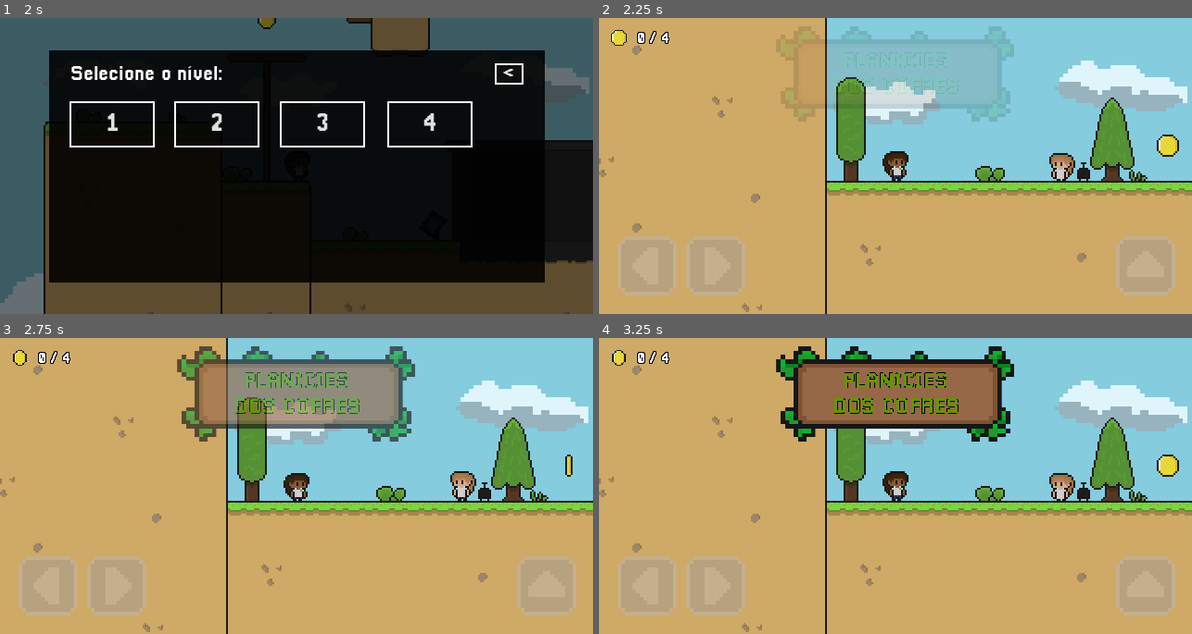
Above: before the commit, frames 1-4 (two rows, left to right).
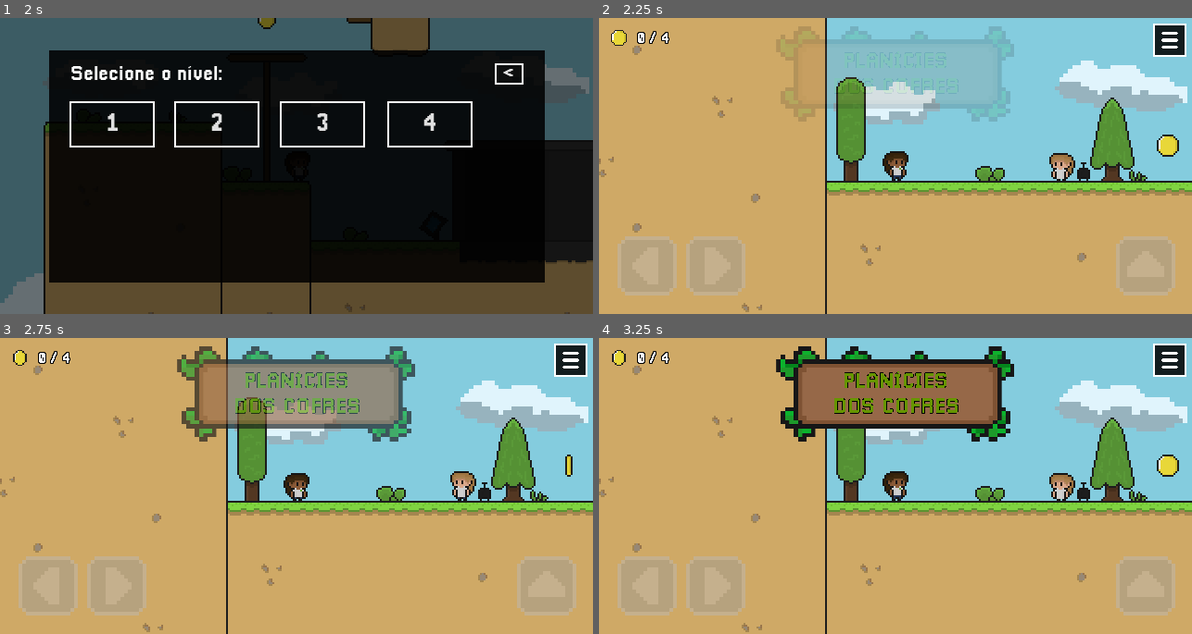
Above: after the commit, the same moments.

Repository: DanilloPitta/MathMinigames
Game: Godot game, scene res://src/Menu/menu.tscn
Two runs of this game, one before a commit and one after it. Both use one fixed random seed, a clock stepped at 60 frames per second and the inputs below.
Inputs (mouse positions are in pixels of both pictures, inside the frame that each line leads up to):
- Up to frame 1 (2 s): click "VOLTAR" at 0.5 s; click "JOGAR" at 1.25 s
- Up to frame 2 (2.25 s): click "1" at 2 s
- Up to frame 3 (2.75 s): no input
- Up to frame 4 (3.25 s): click (1168, 361) at 2.77 s

Frame 1 is identical in both runs. In frame 2, 0.6% of the frame differs, in the area x 93-100%, y 1-14%; in frame 3, 0.6%; in frame 4, 0.6%.

Commit message:
Criação InGameMenu

Diff:
--- a/src/Levels/level_1.tscn
+++ b/src/Levels/level_1.tscn
@@ -20,6 +20,7 @@
 [ext_resource type="FontFile" uid="uid://dm8dwovr228s4" path="res://src/Assets/Fonts/Pixellari.ttf" id="15_mo4sp"]
 [ext_resource type="PackedScene" uid="uid://bbsa8nctv0rmb" path="res://src/Scenes/controls.tscn" id="16_a127g"]
 [ext_resource type="Texture2D" uid="uid://glme7wnd7sj2" path="res://src/Assets/Sprites/Key/key_one_frame.png" id="17_5ahxu"]
+[ext_resource type="PackedScene" uid="uid://c5gy8rtk7kr1w" path="res://src/Scenes/UI/HUD/menu_in_game_button.tscn" id="17_ce3th"]
 [ext_resource type="PackedScene" uid="uid://q64y8u5hm47q" path="res://src/Scenes/level_door.tscn" id="18_hugs4"]
 [ext_resource type="PackedScene" uid="uid://ce7uuxjv8vny4" path="res://src/Scenes/key.tscn" id="19_fcxvb"]
 [ext_resource type="PackedScene" uid="uid://smrpvji4nxa1" path="res://src/Scenes/angela_talk.tscn" id="22_278rb"]
@@ -333,6 +334,12 @@
 [node name="Hud" type="CanvasLayer" parent="."]
 script = ExtResource("13_mtlwd")
 
+[node name="MenuInGameButton" parent="Hud" instance=ExtResource("17_ce3th")]
+offset_left = 598.0
+offset_top = 6.0
+offset_right = 598.0
+offset_bottom = 6.0
+
 [node name="Coins" type="Control" parent="Hud"]
 layout_mode = 3
 anchors_preset = 0
@@ -362,8 +369,10 @@
 visible = false
 layout_mode = 3
 anchors_preset = 0
-offset_right = 40.0
-offset_bottom = 40.0
+offset_left = -62.0
+offset_top = -4.0
+offset_right = -22.0
+offset_bottom = 36.0
 
 [node name="Key" type="Sprite2D" parent="Hud/Key"]
 position = Vector2(613, 27)
--- a/src/Levels/level_2.tscn
+++ b/src/Levels/level_2.tscn
@@ -18,6 +18,7 @@
 [ext_resource type="Script" path="res://src/Scripts/Hud.gd" id="15_nrn16"]
 [ext_resource type="Texture2D" uid="uid://b0dgoo5vov7t7" path="res://src/Assets/Sprites/Coin/coin.png" id="16_bhj61"]
 [ext_resource type="FontFile" uid="uid://dm8dwovr228s4" path="res://src/Assets/Fonts/Pixellari.ttf" id="17_aavn3"]
+[ext_resource type="PackedScene" uid="uid://c5gy8rtk7kr1w" path="res://src/Scenes/UI/HUD/menu_in_game_button.tscn" id="17_f22b1"]
 [ext_resource type="Texture2D" uid="uid://glme7wnd7sj2" path="res://src/Assets/Sprites/Key/key_one_frame.png" id="18_b7tf8"]
 [ext_resource type="PackedScene" uid="uid://bbsa8nctv0rmb" path="res://src/Scenes/controls.tscn" id="19_8s6yu"]
 [ext_resource type="PackedScene" uid="uid://q64y8u5hm47q" path="res://src/Scenes/level_door.tscn" id="20_p1rkf"]
@@ -350,6 +351,12 @@
 [node name="Hud" type="CanvasLayer" parent="."]
 script = ExtResource("15_nrn16")
 
+[node name="MenuInGameButton" parent="Hud" instance=ExtResource("17_f22b1")]
+offset_left = 598.0
+offset_top = 6.0
+offset_right = 598.0
+offset_bottom = 6.0
+
 [node name="Coins" type="Control" parent="Hud"]
 layout_mode = 3
 anchors_preset = 0
@@ -379,8 +386,10 @@
 visible = false
 layout_mode = 3
 anchors_preset = 0
-offset_right = 40.0
-offset_bottom = 40.0
+offset_left = -62.0
+offset_top = -4.0
+offset_right = -22.0
+offset_bottom = 36.0
 
 [node name="Key" type="Sprite2D" parent="Hud/Key"]
 position = Vector2(613, 27)
--- a/src/Levels/level_3.tscn
+++ b/src/Levels/level_3.tscn
@@ -18,6 +18,7 @@
 [ext_resource type="Script" path="res://src/Scripts/FallArea.gd" id="15_w3poy"]
 [ext_resource type="Script" path="res://src/Scripts/Hud.gd" id="16_uinof"]
 [ext_resource type="Texture2D" uid="uid://b0dgoo5vov7t7" path="res://src/Assets/Sprites/Coin/coin.png" id="17_27b73"]
+[ext_resource type="PackedScene" uid="uid://c5gy8rtk7kr1w" path="res://src/Scenes/UI/HUD/menu_in_game_button.tscn" id="18_no3ju"]
 [ext_resource type="FontFile" uid="uid://dm8dwovr228s4" path="res://src/Assets/Fonts/Pixellari.ttf" id="18_to7a2"]
 [ext_resource type="Texture2D" uid="uid://glme7wnd7sj2" path="res://src/Assets/Sprites/Key/key_one_frame.png" id="19_hny68"]
 [ext_resource type="PackedScene" uid="uid://bbsa8nctv0rmb" path="res://src/Scenes/controls.tscn" id="20_ojph0"]
@@ -355,6 +356,12 @@
 [node name="Hud" type="CanvasLayer" parent="."]
 script = ExtResource("16_uinof")
 
+[node name="MenuInGameButton" parent="Hud" instance=ExtResource("18_no3ju")]
+offset_left = 598.0
+offset_top = 6.0
+offset_right = 598.0
+offset_bottom = 6.0
+
 [node name="Coins" type="Control" parent="Hud"]
 layout_mode = 3
 anchors_preset = 0
@@ -384,8 +391,10 @@
 visible = false
 layout_mode = 3
 anchors_preset = 0
-offset_right = 40.0
-offset_bottom = 40.0
+offset_left = -62.0
+offset_top = -4.0
+offset_right = -22.0
+offset_bottom = 36.0
 
 [node name="Key" type="Sprite2D" parent="Hud/Key"]
 position = Vector2(613, 27)
--- a/src/Levels/level_4.tscn
+++ b/src/Levels/level_4.tscn
@@ -11,6 +11,7 @@
 [ext_resource type="Texture2D" uid="uid://cbp5hhwumun6" path="res://src/Assets/Tiles/cofre_top_left.png" id="9_hxjg6"]
 [ext_resource type="PackedScene" uid="uid://b7qa4674fm12d" path="res://src/Scenes/player.tscn" id="10_ghqjm"]
 [ext_resource type="Texture2D" uid="uid://cgefci4twe26a" path="res://src/Assets/Background/background.png" id="11_t22x8"]
+[ext_resource type="PackedScene" uid="uid://c5gy8rtk7kr1w" path="res://src/Scenes/UI/HUD/menu_in_game_button.tscn" id="14_kbjoy"]
 [ext_resource type="Script" path="res://src/Scripts/FallArea.gd" id="16_4dmeg"]
 [ext_resource type="Script" path="res://src/Scripts/Hud.gd" id="17_jmbcc"]
 [ext_resource type="Texture2D" uid="uid://b0dgoo5vov7t7" path="res://src/Assets/Sprites/Coin/coin.png" id="18_c7ycv"]
@@ -305,6 +306,12 @@
 [node name="Hud" type="CanvasLayer" parent="."]
 script = ExtResource("17_jmbcc")
 
+[node name="MenuInGameButton" parent="Hud" instance=ExtResource("14_kbjoy")]
+offset_left = 598.0
+offset_top = 6.0
+offset_right = 598.0
+offset_bottom = 6.0
+
 [node name="Coins" type="Control" parent="Hud"]
 layout_mode = 3
 anchors_preset = 0
@@ -334,8 +341,10 @@
 visible = false
 layout_mode = 3
 anchors_preset = 0
-offset_right = 40.0
-offset_bottom = 40.0
+offset_left = -62.0
+offset_top = -4.0
+offset_right = -22.0
+offset_bottom = 36.0
 
 [node name="Key" type="Sprite2D" parent="Hud/Key"]
 position = Vector2(613, 27)
--- a/src/Menu/menu.tscn
+++ b/src/Menu/menu.tscn
@@ -149,6 +149,7 @@
 
 [node name="LevelBtn3" type="Button" parent="LevelSelector"]
 custom_minimum_size = Vector2(50, 50)
+layout_mode = 0
 offset_left = 248.5
 offset_top = 54.5
 offset_right = 340.5
@@ -160,6 +161,7 @@
 
 [node name="LevelBtn4" type="Button" parent="LevelSelector"]
 custom_minimum_size = Vector2(50, 50)
+layout_mode = 0
 offset_left = 364.5
 offset_top = 54.5
 offset_right = 456.5
--- /dev/null
+++ b/src/Scenes/UI/HUD/menu_in_game.tscn
@@ -0,0 +1,83 @@
+[gd_scene load_steps=5 format=3 uid="uid://d1shllqh8nji8"]
+
+[ext_resource type="FontFile" uid="uid://dm8dwovr228s4" path="res://src/Assets/Fonts/Pixellari.ttf" id="1_0p04k"]
+[ext_resource type="Script" path="res://src/Scripts/UI/HUD/menu_in_game.gd" id="2_fmbrt"]
+
+[sub_resource type="StyleBoxFlat" id="StyleBoxFlat_3knu7"]
+bg_color = Color(0.439216, 0.494118, 0.521569, 0)
+border_width_left = 2
+border_width_top = 2
+border_width_right = 2
+border_width_bottom = 2
+border_color = Color(1, 1, 1, 1)
+
+[sub_resource type="Theme" id="Theme_m42br"]
+Button/fonts/font = ExtResource("1_0p04k")
+Button/styles/disabled = SubResource("StyleBoxFlat_3knu7")
+Button/styles/focus = SubResource("StyleBoxFlat_3knu7")
+Button/styles/hover = SubResource("StyleBoxFlat_3knu7")
+Button/styles/normal = SubResource("StyleBoxFlat_3knu7")
+Button/styles/pressed = SubResource("StyleBoxFlat_3knu7")
+Label/fonts/font = ExtResource("1_0p04k")
+
+[node name="MenuInGame" type="Control"]
+layout_mode = 3
+anchors_preset = 15
+anchor_right = 1.0
+anchor_bottom = 1.0
+grow_horizontal = 2
+grow_vertical = 2
+theme = SubResource("Theme_m42br")
+script = ExtResource("2_fmbrt")
+
+[node name="ColorRect" type="ColorRect" parent="."]
+layout_mode = 1
+anchors_preset = 15
+anchor_right = 1.0
+anchor_bottom = 1.0
+grow_horizontal = 2
+grow_vertical = 2
+color = Color(0, 0, 0, 0.745098)
+
+[node name="Main" type="ColorRect" parent="."]
+layout_mode = 1
+anchors_preset = 8
+anchor_left = 0.5
+anchor_top = 0.5
+anchor_right = 0.5
+anchor_bottom = 0.5
+offset_left = -117.0
+offset_top = -88.0
+offset_right = 117.0
+offset_bottom = 88.0
+grow_horizontal = 2
+grow_vertical = 2
+color = Color(0, 0, 0, 0.862745)
+
+[node name="Continue" type="Button" parent="Main"]
+layout_mode = 1
+anchors_preset = -1
+anchor_left = 0.068376
+anchor_top = 0.1875
+anchor_right = 0.935897
+anchor_bottom = 0.454545
+offset_right = 1.52588e-05
+grow_horizontal = 2
+grow_vertical = 2
+text = "CONTINUAR"
+metadata/_edit_use_anchors_ = true
+
+[node name="Back" type="Button" parent="Main"]
+layout_mode = 1
+anchors_preset = -1
+anchor_left = 0.0683761
+anchor_top = 0.545455
+anchor_right = 0.935897
+anchor_bottom = 0.8125
+grow_horizontal = 2
+grow_vertical = 2
+text = "VOLTAR"
+metadata/_edit_use_anchors_ = true
+
+[connection signal="pressed" from="Main/Continue" to="." method="_on_continue_pressed"]
+[connection signal="pressed" from="Main/Back" to="." method="_on_back_pressed"]
--- /dev/null
+++ b/src/Scenes/UI/HUD/menu_in_game_button.tscn
@@ -0,0 +1,42 @@
+[gd_scene load_steps=4 format=3 uid="uid://c5gy8rtk7kr1w"]
+
+[ext_resource type="Script" path="res://src/Scripts/UI/HUD/menu_in_game_button.gd" id="1_mpimb"]
+[ext_resource type="Texture2D" uid="uid://b56m2miuikjnb" path="res://src/Assets/Icons/hamburger-menu-icon.png" id="1_yyr0d"]
+
+[sub_resource type="StyleBoxFlat" id="StyleBoxFlat_ujrje"]
+bg_color = Color(0, 0, 0, 0.862745)
+border_width_left = 2
+border_width_top = 2
+border_width_right = 2
+border_width_bottom = 2
+border_color = Color(1, 1, 1, 1)
+
+[node name="MenuInGameButton" type="Control"]
+layout_mode = 3
+anchors_preset = 0
+script = ExtResource("1_mpimb")
+
+[node name="Open" type="Button" parent="."]
+layout_mode = 1
+offset_right = 36.0
+offset_bottom = 36.0
+theme_override_styles/normal = SubResource("StyleBoxFlat_ujrje")
+theme_override_styles/hover = SubResource("StyleBoxFlat_ujrje")
+theme_override_styles/pressed = SubResource("StyleBoxFlat_ujrje")
+theme_override_styles/disabled = SubResource("StyleBoxFlat_ujrje")
+theme_override_styles/focus = SubResource("StyleBoxFlat_ujrje")
+
+[node name="TextureRect" type="TextureRect" parent="Open"]
+custom_minimum_size = Vector2(18, 18)
+layout_mode = 1
+anchors_preset = 8
+anchor_left = 0.5
+anchor_top = 0.5
+anchor_right = 0.5
+anchor_bottom = 0.5
+grow_horizontal = 2
+grow_vertical = 2
+texture = ExtResource("1_yyr0d")
+expand_mode = 1
+
+[connection signal="pressed" from="Open" to="." method="_on_open_pressed"]
--- /dev/null
+++ b/src/Scripts/UI/HUD/menu_in_game.gd
@@ -0,0 +1,12 @@
+extends Control
+
+
+func _ready():
+	Global.paused = true
+
+
+func _on_back_pressed():
+	get_tree().change_scene_to_file("res://src/Menu/menu.tscn")
+
+func _on_continue_pressed():
+	queue_free()
--- /dev/null
+++ b/src/Scripts/UI/HUD/menu_in_game_button.gd
@@ -0,0 +1,7 @@
+extends Control
+
+@onready var menu_in_game_scene = preload("res://src/Scenes/UI/HUD/menu_in_game.tscn")
+
+func _on_open_pressed():
+	var menu_in_game_instance = menu_in_game_scene.instantiate()
+	get_node("..").add_child(menu_in_game_instance)
Binary file added: src/Assets/Icons/hamburger-menu-icon.png
Not shown, added: src/Assets/Icons/hamburger-menu-icon.png.import
Not shown: 1 places in src/Levels/level_1.tscn that only renumber resources
Not shown: 3 places in src/Levels/level_2.tscn that only renumber resources
Not shown: 3 places in src/Levels/level_3.tscn that only renumber resources
Not shown: 3 places in src/Levels/level_4.tscn that only renumber resources
